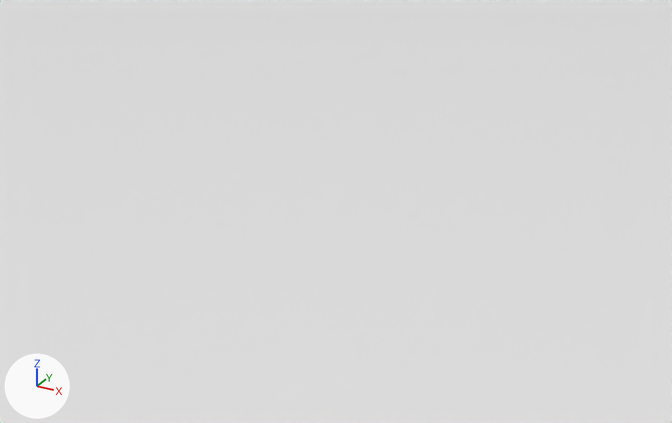
The Blender file Source/SH_AssetPack.blend: old version first, new version second.
Both versions are drawn from a 50 mm lens placed at (52.5, -64.8, 47.0), pointed at (10.7, 11.2, 9.0). The lights are fixed; the arrows at lower left show +X, +Y and +Z. The picture after the commit comes second.

In view in the first picture: 'SH_ShadowCatcher'.
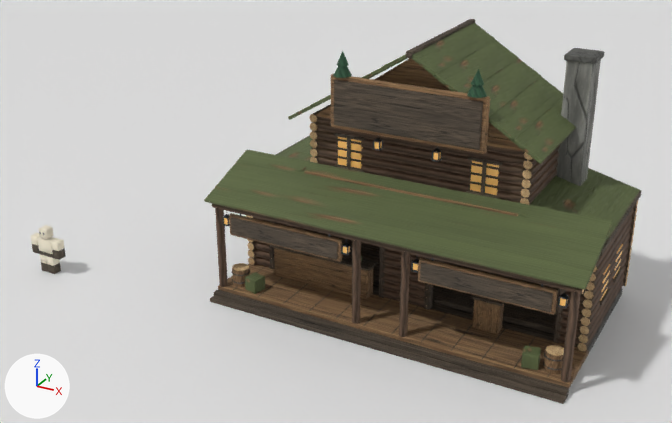
Changed parts and their boxes [x1, y1, x2, y2] in the pictures (672 x 423 px):
```json
{"object": "SM_Lobby_Lodge", "change": "added", "after": [204, 19, 641, 404]}
{"object": "SH_Dummy", "change": "shown", "after": [31, 225, 66, 274]}
```

Edits to the scene script, one JSON object a line:
```json
{"op": "add", "block": "me_sm_lobby_lodge", "code": ["me_sm_lobby_lodge = bpy.data.meshes.new('SM_Lobby_Lodge')", "me_sm_lobby_lodge.from_pydata(...)  # 4446 vertices, 5155 faces; spans x -19.0..19.0, y -7.7..14.8, z 0.0..26.9", "me_sm_lobby_lodge.polygons.foreach_set('use_smooth', [True] * 5155)", "me_sm_lobby_lodge.materials.append(mat_m_survivalatlas)"]}
{"op": "remove", "block": "ob_sh_dummy", "code": "ob_sh_dummy.hide_render = True"}
{"op": "add", "block": "ob_sm_lobby_lodge", "code": ["ob_sm_lobby_lodge = bpy.data.objects.new('SM_Lobby_Lodge', me_sm_lobby_lodge)", "ob_sm_lobby_lodge.location = (19.0, 10.35, 0.0)"]}
```
